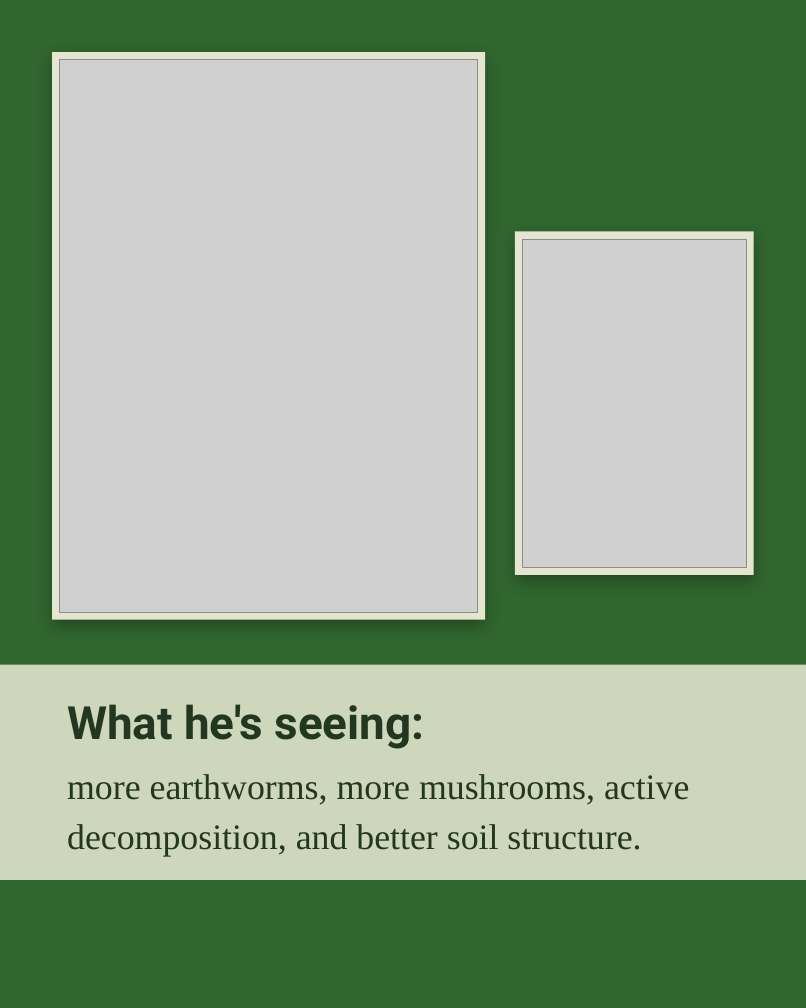
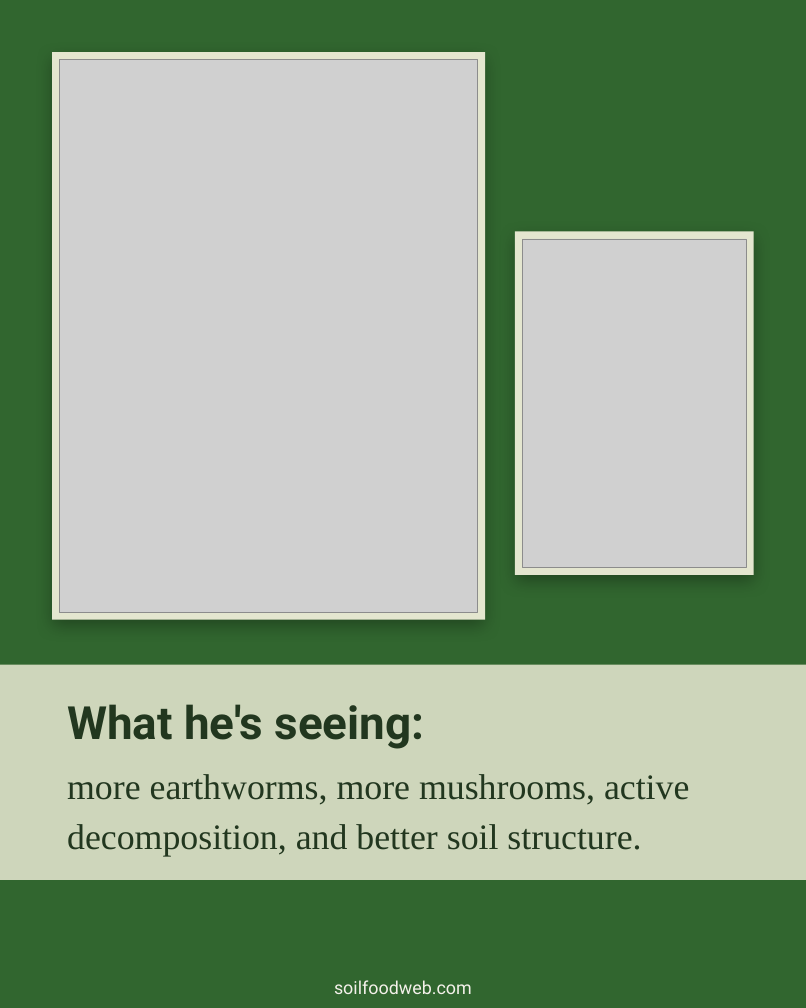
Before and after one commit to linneamoritznyc/SFW-SocialMedia, a slide deck: slide 8 of templates/posts/october/01-10-2026-thu-ig-soil-regenerators-boubacar-roots.pptx. Drawn at 806x1008 pixels with LibreOffice and Linux fonts; fonts in the diff are those of the drawing; grey boxes stand for pictures; background and template pictures are left out. Boxes give left, top, right and bottom in pixels: in the first picture for what was removed or moved away, otherwise in the second. Text is boxed around its words. In the diff, an @@ line names an element or a change of style, - is before the commit and + after.

```diff
--- a/templates/posts/october/01-10-2026-thu-ig-soil-regenerators-boubacar-roots.pptx
+++ b/templates/posts/october/01-10-2026-thu-ig-soil-regenerators-boubacar-roots.pptx
@@ text added at [334, 980, 472, 994], 18 pt, text #F4F1EA @@
+soilfoodweb.com
```
Also in this commit, not shown: 8 other slides changed, 23 other files.
